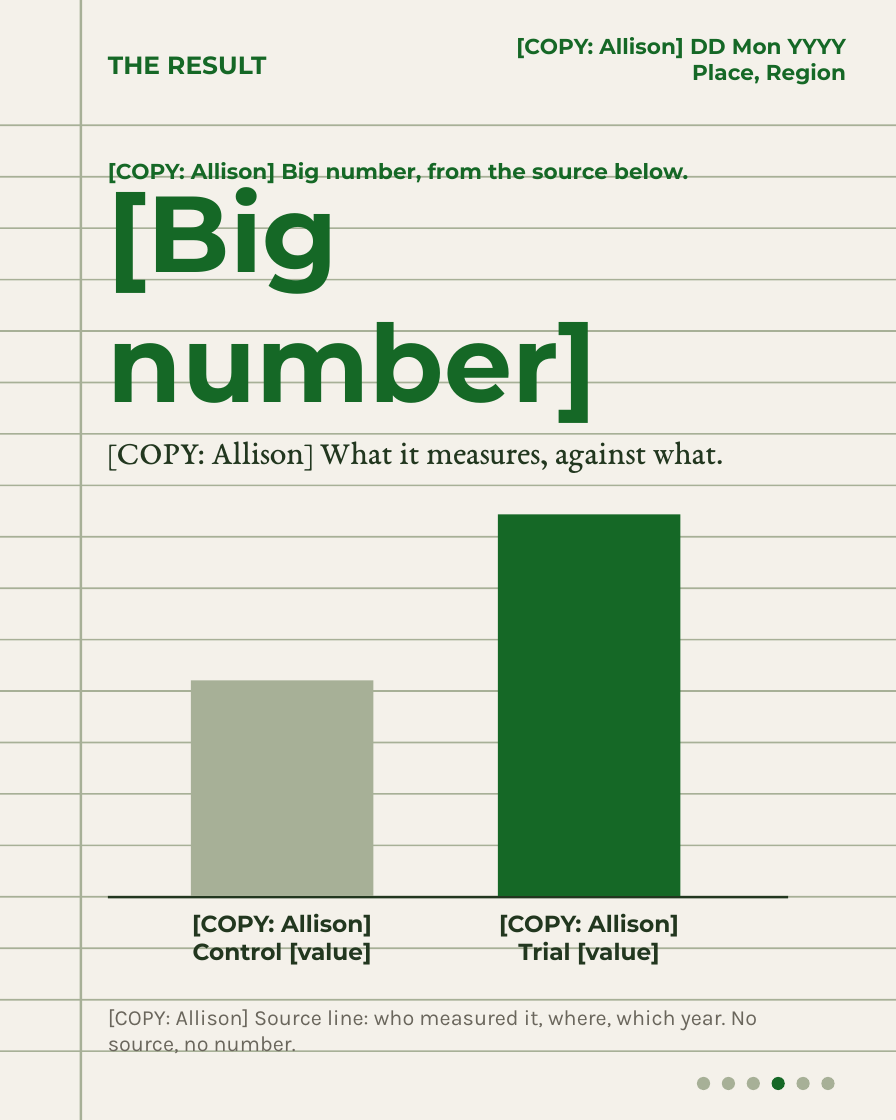
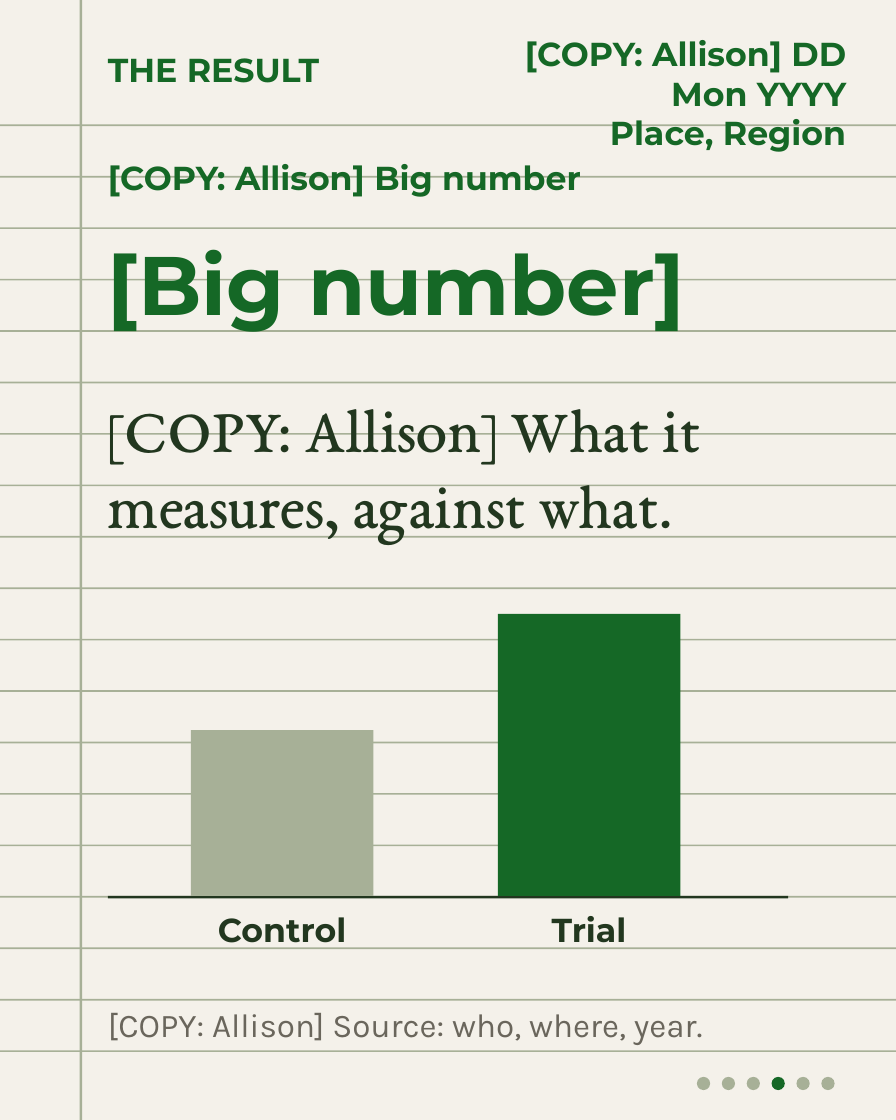
Before and after one commit to linneamoritznyc/SFW-SocialMedia, a slide deck: slide 4 of templates/carousels/field-notes.pptx. Drawn at 896x1120 pixels with LibreOffice and Linux fonts; fonts in the diff are those of the drawing. Boxes give left, top, right and bottom in pixels: in the first picture for what was removed or moved away, otherwise in the second. Text is boxed around its words. In the diff, an @@ line names an element or a change of style, - is before the commit and + after.

```diff
--- a/templates/carousels/field-notes.pptx
+++ b/templates/carousels/field-notes.pptx
@@ text "THE RESULT" at (108, 58, 319, 83): size 22.5 to 30 pt @@
@@ text "[COPY: Allison] DD Mon YYYY" at (525, 40, 846, 152): size 19.5 to 30 pt @@
@@ text at (108, 164, 581, 197): text changed; size 19.5 to 30 pt @@
-[COPY: Allison] Big number, from the source below.
+[COPY: Allison] Big number
@@ text "[Big number]" at (108, 249, 685, 332): size 97.5 to 75 pt @@
@@ text "[COPY: Allison] What it measures, ...": place and size @@
-text "[COPY: Allison] What it measures, ..." at (108, 441, 723, 473)
+text "[COPY: Allison] What it measures, ..." at (108, 409, 701, 544)
@@ text "[COPY: Allison] What it measures, ..." at (108, 409, 701, 544): size 30 to 57 pt @@
@@ rectangle: place and size @@
-rectangle at (498, 515, 680, 896)
+rectangle at (498, 614, 680, 896)
@@ rectangle: place and size @@
-rectangle at (191, 680, 374, 896)
+rectangle at (191, 730, 374, 896)
@@ text at (218, 917, 346, 949): text changed; size 21 to 30 pt @@
-[COPY: Allison] Control [value]
+Control
@@ text at (552, 916, 627, 949): text changed; size 21 to 30 pt @@
-[COPY: Allison] Trial [value]
+Trial
@@ text at (108, 1013, 703, 1045): text changed; size 19.5 to 30 pt @@
-[COPY: Allison] Source line: who measured it, where, which year. No source, no number.
+[COPY: Allison] Source: who, where, year.
```
Also in this commit, not shown: 5 other slides changed, 14 other files.
